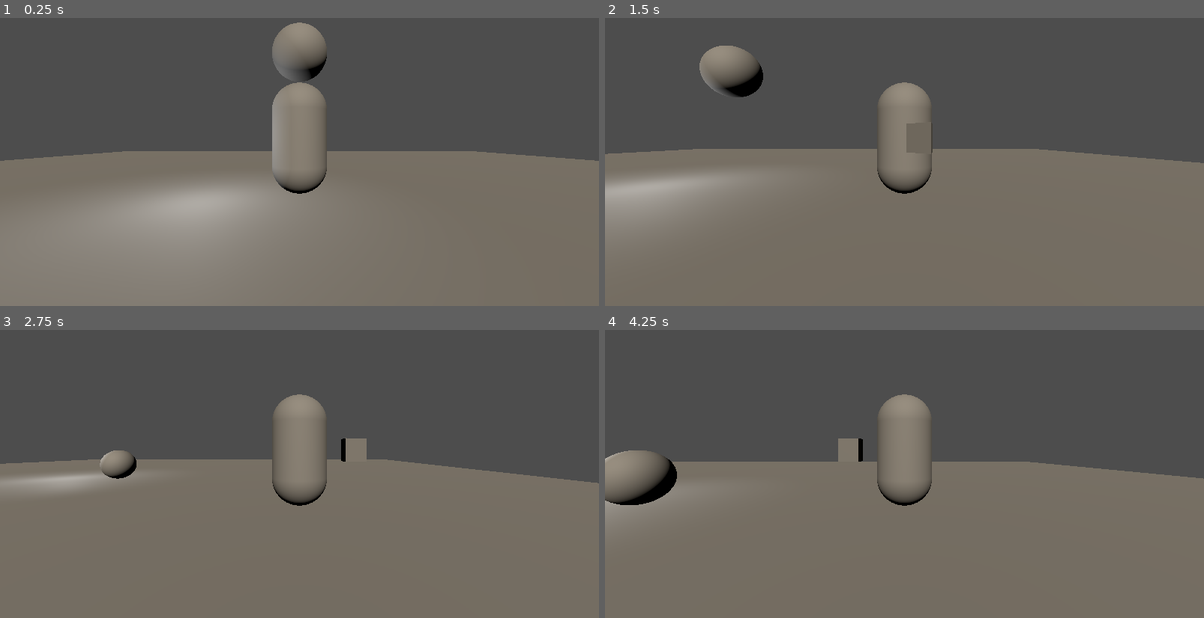
Above: before the commit, frames 1-4 (two rows, left to right).
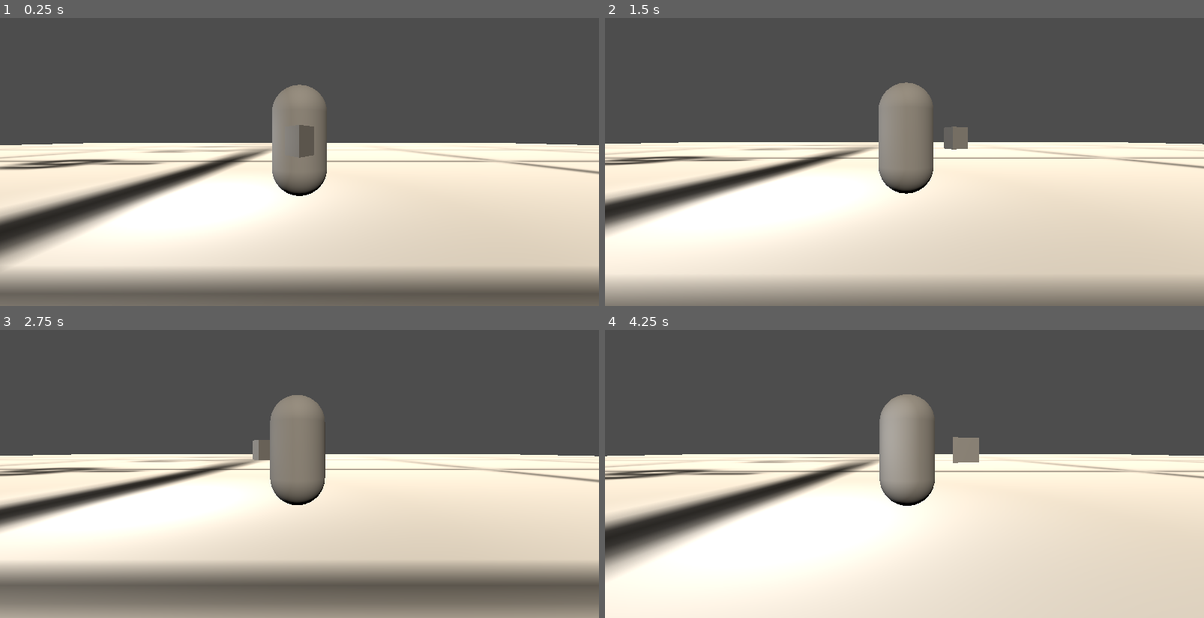
Above: after the commit, the same moments.

Repository: phil-shenk/clown-delivery-game
Game: Godot game, scene res://main.tscn
Same seed, same stepped clock (60 frames per second), same inputs: the game is played once before the commit and once after it.
Inputs (mouse positions are in pixels of both pictures, inside the frame that each line leads up to):
- Up to frame 1 (0.25 s): no input
- Up to frame 2 (1.5 s): tap Enter (ui_accept) at 0.5, 0.77 s; move the mouse to (1036, 121) at 0.52 s; hold Right (ui_right) 0.53-1.28 s; tap Mouse wheel up (zoom_in) at 0.6 s; move the mouse to (784, 156) at 1.27 s; hold Down (ui_down) from 1.28 s (still down); tap Mouse wheel down (zoom_out) at 1.35 s
- Up to frame 3 (2.75 s): tap Enter (ui_accept) at 1.52 s; move the mouse to (359, 376) at 2.02 s; release Down (ui_down) at 2.03 s; hold Right (ui_right) from 2.03 s (still down); tap Mouse wheel up (zoom_in) at 2.1 s
- Up to frame 4 (4.25 s): move the mouse to (874, 517) at 2.77 s; release Right (ui_right) at 2.78 s; hold Up (ui_up) 2.78-3.53 s; tap Mouse wheel down (zoom_out) at 2.85 s; tap Enter (ui_accept) at 3.02, 3.77 s; move the mouse to (1084, 499) at 3.52 s; hold Left (ui_left) from 3.53 s (still down); tap Mouse wheel up (zoom_in) at 3.6 s

The runs differ from the first frame. In frame 1, 48% of the frame differs, in the area x 0-100%, y 1-98%; in frame 2, 54%; in frame 3, 44%; in frame 4, 56%, in the area x 0-100%, y 22-100%.

Commit message:
finished unicycle movement
it move when wiggle arrow key

Diff:
--- a/ControllableCamera.gd
+++ b/ControllableCamera.gd
@@ -51,6 +51,8 @@
 	_distance = _zoom_scale * (max_distance - min_distance) + min_distance
 
 func _physics_process(delta):
+	get_parent_node_3d().position = _player.position
+
 	# lerp the the horizontal and vertical gimbals' rotations towards the corresponding rotation angles
 	# note that we're using lerp instead of lerp_angle because the latter tries to determine the rotation
 	# direction based checked the current and target values, which would cause the camera to twitch around
--- a/Player.gd
+++ b/Player.gd
@@ -4,7 +4,10 @@
 
 @export var speed: float = 5.0
 @export var jump_velocity: float = 4.5
-@export var turn_speed: float = 8
+
+@export var pedal_speed_added: float = 3
+@export var forward_drag: float = 0.5
+@export var side_move_reduce_coeff: float = 0.5
 @export var acceleration: float = 5
 @export var cam_follow_speed: float = 8
 
@@ -18,10 +21,17 @@
 var move_rot: float = 0
 
 
-@onready var camera: ControllableCamera = $CamRoot/ControllableCamera
+@onready var camera: ControllableCamera = get_tree().get_nodes_in_group("camera")[0]
 @onready var mesh: Node3D = $MeshModel
 
-var horizontal_velocity: Vector3 = Vector3.ZERO
+var new_velocity: Vector3 = Vector3.ZERO
+
+var rotation_amount: float = 0
+@export var rotation_amount_coeff: float = 0.1
+@export var turn_speed: float = 20
+var new_forward_speed: float = 0
+var input_x_turn_delay: float = 0
+
 
 
 func _input(event):
@@ -64,37 +74,60 @@
 	# Get the input direction and handle the movement/deceleration.
 	# As good practice, you should replace UI actions with custom gameplay actions.
 	input_dir = Input.get_vector("ui_left", "ui_right", "ui_up", "ui_down")
-	direction = (transform.basis * Vector3(input_dir.x, 0, input_dir.y)).normalized()
+	#direction = (transform.basis * Vector3(input_dir.x, 0, input_dir.y)).normalized()
 
 
 
-	if direction:
-		velocity.x = direction.x
-		velocity.z = direction.z
+	#if direction:
+		#velocity.x = direction.x
+		#velocity.z = velocity.z + abs(direction.x * pedal_speed_added) - (forward_drag * delta)
 
-	set_horizontal_movement(speed, turn_speed, cam_follow_speed, acceleration, delta)
-	velocity = Vector3(horizontal_velocity.x, velocity.y, horizontal_velocity.z)
+	set_new_velocity(delta)
+	velocity = Vector3(new_velocity.x, velocity.y, new_velocity.z)
+
+	print("velocity: " + str(velocity))
 
 	move_and_slide()
 
 
 
-func set_horizontal_movement(speed, turn_speed, cam_follow_speed, acceleration, delta):
-
-	var move_dir = Vector2(direction.x, direction.z)
+func set_new_velocity(delta):
 
 	# make the player move towards where the camera is facing by lerping the current movement rotation
 	# towards the camera's horizontal rotation and rotating the raw movement direction with that angle
-	move_rot = lerpf(move_rot, deg_to_rad(camera._rot_h), cam_follow_speed * delta)
-	direction = direction.rotated(Vector3.UP, move_rot)
+	#move_rot = lerpf(move_rot, deg_to_rad(camera._rot_h), cam_follow_speed * delta)
+	#direction = direction.rotated(Vector3.UP, move_rot)
 
-	# lerp the player's current horizontal velocity towards the horizontal velocity as determined by
-	# the input direction and the given horizontal speed
-	horizontal_velocity = lerp(horizontal_velocity, direction * speed, acceleration * delta)
+	#reduce side to side power
+	#direction.x = direction.x * side_move_reduce_coeff
 
-	# if the player has any amount of movement, lerp the player model's rotation towards the current
-	# movement direction based checked its angle towards the X+ axis checked the XZ plane
-	if move_dir != Vector2.ZERO:
-		#TO-DO: add mesh model rotation here
-		mesh.rotation.y = lerp_angle(mesh.rotation.y, atan2(-direction.x, -direction.z), turn_speed * delta)
-		pass
+	#var aim = get_global_transform().basis;
+	#var forward_velocity = aim.z * velocity.length()
+
+	# Rotate around the object's local Y axis by 0.1 radians.
+	#rotate_object_local(Vector3(0, 1, 0), 0.1)
+
+	var prev_velocity = velocity
+	prev_velocity.y = 0
+
+	input_x_turn_delay = lerpf(input_x_turn_delay, input_dir.x, turn_speed * delta)
+
+	rotation_amount = -input_x_turn_delay
+
+	rotate_object_local(Vector3(0, 1, 0), rotation_amount * rotation_amount_coeff)
+
+
+	var total_drag = prev_velocity.length() * delta * forward_drag
+	new_forward_speed = prev_velocity.length() + (abs(input_x_turn_delay) * pedal_speed_added * delta) - total_drag
+
+	var aim = get_global_transform().basis;
+	new_velocity = aim.z * new_forward_speed
+
+
+
+
+	#forward_velocity = forward_velocity.normalized() * (forward_velocity.length() + abs(direction.x * pedal_speed_added) - total_drag)
+	#if forward_velocity.z < 0:
+	#	forward_velocity.z = 0
+
+	var move_dir = Vector2(direction.x, direction.z)
--- a/main.tscn
+++ b/main.tscn
@@ -1,11 +1,15 @@
-[gd_scene load_steps=11 format=3 uid="uid://dbkmv7mjkj7tu"]
+[gd_scene load_steps=13 format=3 uid="uid://dbkmv7mjkj7tu"]
 
+[ext_resource type="Texture2D" uid="uid://b0berln8idyki" path="res://coordinateplane.png" id="1_8yqv2"]
 [ext_resource type="Script" path="res://Ball.gd" id="1_sqgk5"]
 [ext_resource type="Script" path="res://Player.gd" id="2_7buf4"]
 [ext_resource type="PackedScene" uid="uid://dkle2ehmvhrsa" path="res://ControllableCamera.tscn" id="3_f58ys"]
 
 [sub_resource type="BoxShape3D" id="BoxShape3D_b0pe1"]
 size = Vector3(10, 1, 10)
+
+[sub_resource type="StandardMaterial3D" id="StandardMaterial3D_qhm3v"]
+albedo_texture = ExtResource("1_8yqv2")
 
 [sub_resource type="BoxMesh" id="BoxMesh_67xna"]
 
@@ -22,17 +26,19 @@
 [node name="Main" type="Node3D"]
 
 [node name="Floor" type="StaticBody3D" parent="."]
-transform = Transform3D(3.08, 0, 0, 0, 1, 0, 0, 0, 3.08, 0, 0, 0)
+transform = Transform3D(10, 0, 0, 0, 1, 0, 0, 0, 10, 0, 0, 0)
 
 [node name="CollisionShape3D" type="CollisionShape3D" parent="Floor"]
 shape = SubResource("BoxShape3D_b0pe1")
 
 [node name="MeshInstance3D" type="MeshInstance3D" parent="Floor"]
 transform = Transform3D(10, 0, 0, 0, 1, 0, 0, 0, 10, 0, 0, 0)
+material_override = SubResource("StandardMaterial3D_qhm3v")
 mesh = SubResource("BoxMesh_67xna")
 
 [node name="Ball" type="RigidBody3D" parent="."]
 transform = Transform3D(1, 0, 0, 0, 1, 0, 0, 0, 1, 0, 1.99635, 0)
+visible = false
 collision_layer = 8
 collision_mask = 11
 script = ExtResource("1_sqgk5")
@@ -45,6 +51,11 @@
 
 [node name="OmniLight3D" type="OmniLight3D" parent="."]
 transform = Transform3D(1, 0, 0, 0, 1, 0, 0, 0, 1, -1.85284, 1.73303, 0)
+
+[node name="CamRoot" type="Node3D" parent="."]
+transform = Transform3D(1, 0, 0, 0, 1, 0, 0, 0, 1, 0, 2, 0)
+
+[node name="ControllableCamera" parent="CamRoot" groups=["camera"] instance=ExtResource("3_f58ys")]
 
 [node name="Player" type="CharacterBody3D" parent="." groups=["player"]]
 transform = Transform3D(1, 0, 0, 0, 1, 0, 0, 0, 1, 0, 2, 0)
@@ -61,12 +72,8 @@
 skeleton = NodePath("../..")
 
 [node name="MeshInstance3D2" type="MeshInstance3D" parent="Player/MeshModel"]
-transform = Transform3D(0.415, 0, 0, 0, 5.44207e-08, 0.415, 0, -0.415, 5.44207e-08, 0, 0, -1.0087)
+transform = Transform3D(0.415, 0, 0, 0, -1.81402e-08, -0.415, 0, 0.415, -1.81402e-08, 0, 0, 1.02901)
 mesh = SubResource("PrismMesh_3umdx")
-
-[node name="CamRoot" type="Node3D" parent="Player"]
-
-[node name="ControllableCamera" parent="Player/CamRoot" instance=ExtResource("3_f58ys")]
 
 [node name="DirectionalLight3D" type="DirectionalLight3D" parent="."]
 transform = Transform3D(1, 0, 0, 0, 0.79673, 0.604335, 0, -0.604335, 0.79673, 0, 4.02602, 0)
Binary file added: coordinateplane.png
Not shown, added: coordinateplane.png.import
